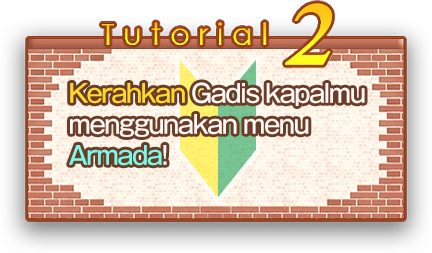
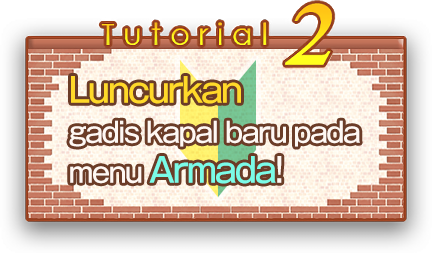
Comparing the layer stacks of the two 432 x 253 images. Changes:
renamed "Kerahkan Gadis kapalmu menggunakan menu Armada!" to "Luncurkan gadis kapal baru pada menu Armada!", painted on it over [69, 76, 365, 184]
